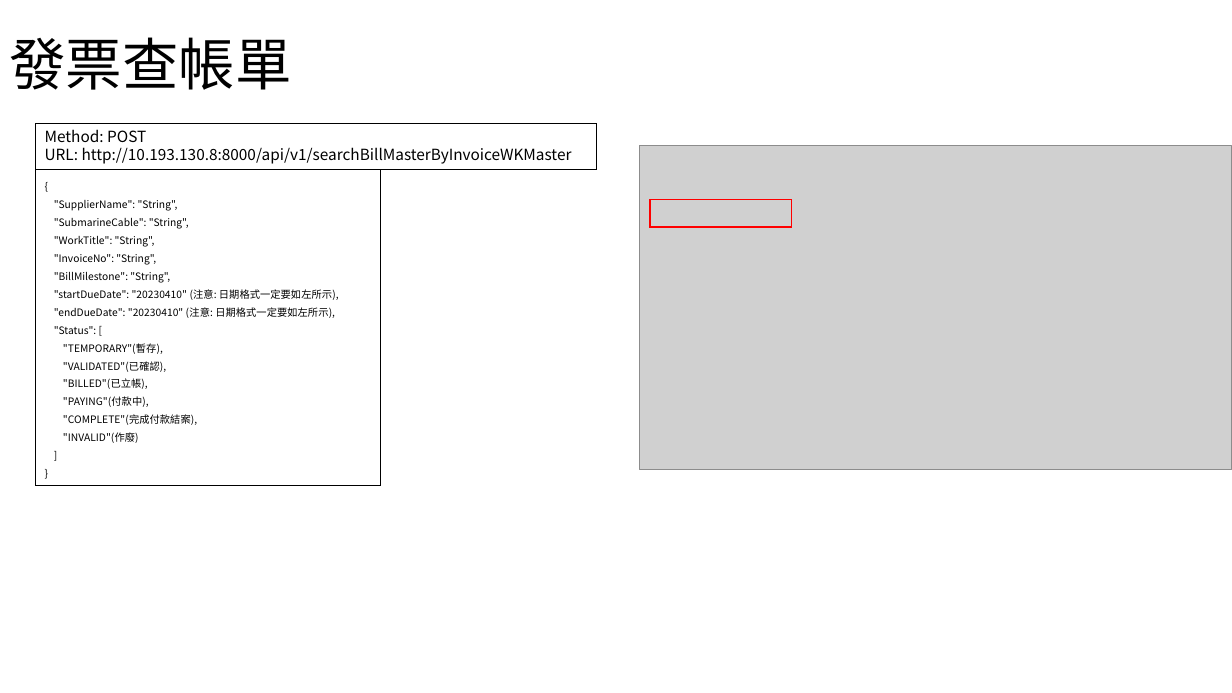
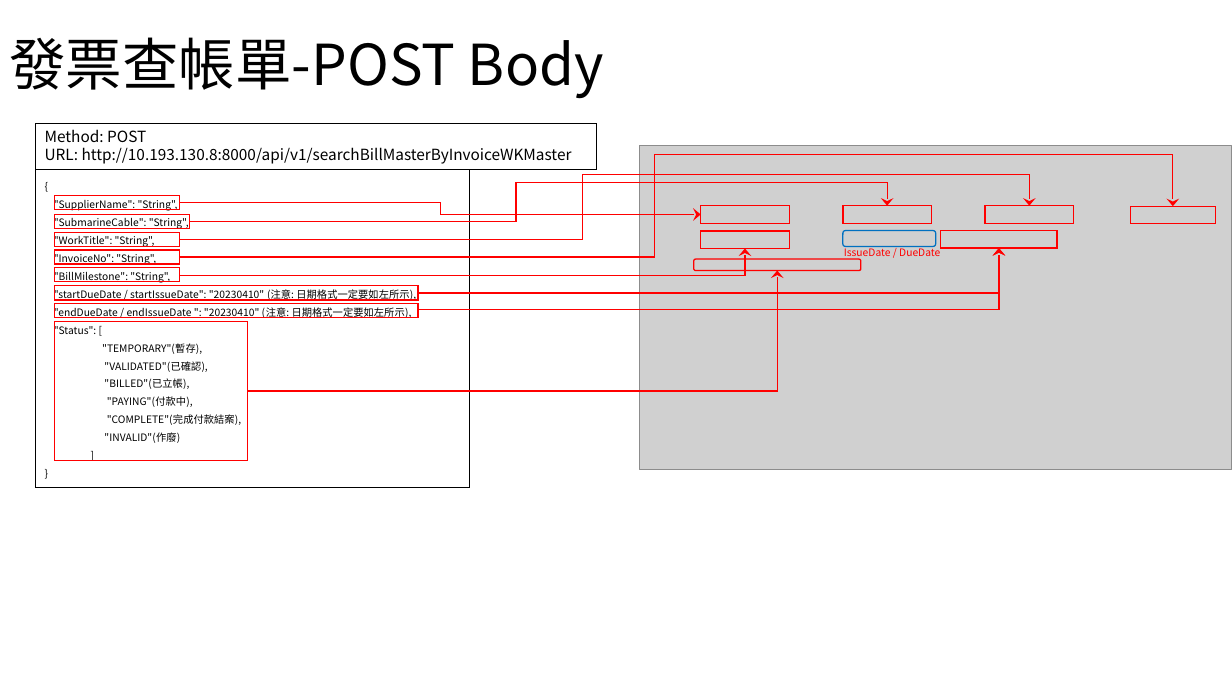
Before and after one commit to appletime81/cbp-sys-api-v2, a slide deck: slide 2 of CBP專案/發票查帳單API.pptx. Drawn at 1232x693 pixels with LibreOffice and Linux fonts; fonts in the diff are those of the drawing; grey boxes stand for pictures. Boxes give left, top, right and bottom in pixels: in the first picture for what was removed or moved away, otherwise in the second. Text is boxed around its words. In the diff, an @@ line names an element or a change of style, - is before the commit and + after.

```diff
--- a/CBP專案/發票查帳單API.pptx
+++ b/CBP專案/發票查帳單API.pptx
@@ title at (9, 37, 604, 99): text changed @@
-發票查帳單
+發票查帳單-POST Body
@@ rectangle "{": place and size @@
-rectangle "{" at (35, 170, 380, 486)
+rectangle "{" at (35, 170, 470, 488)
@@ elbow arrow added from (180, 239) to (1030, 206), #FF0000 1 pt @@
@@ elbow arrow added from (180, 257) to (1173, 206), #FF0000 1 pt @@
@@ rectangle added at (55, 196, 180, 210), outline #FF0000 1 pt @@
@@ elbow arrow added from (180, 202) to (701, 214), #FF0000 1 pt @@
@@ elbow arrow added from (189, 222) to (887, 206), #FF0000 1 pt @@
@@ rectangle: place and size @@
-rectangle at (650, 200, 791, 227)
+rectangle at (701, 206, 789, 224)
@@ rectangle added at (843, 206, 932, 224), outline #FF0000 1 pt @@
@@ rectangle added at (985, 206, 1074, 224), outline #FF0000 1 pt @@
@@ rectangle added at (1130, 206, 1215, 224), outline #FF0000 1 pt @@
@@ rectangle added at (55, 214, 189, 228), outline #FF0000 1 pt @@
@@ rectangle added at (55, 232, 180, 246), outline #FF0000 1 pt @@
@@ rectangle added at (701, 231, 789, 249), outline #FF0000 1 pt @@
@@ rounded rectangle added at (843, 231, 935, 247), outline #0070C0 1 pt @@
@@ rectangle added at (941, 231, 1057, 249), outline #FF0000 1 pt @@
@@ rectangle added at (55, 250, 180, 264), outline #FF0000 1 pt @@
@@ rectangle added at (55, 268, 180, 282), outline #FF0000 1 pt @@
@@ elbow arrow added from (180, 275) to (745, 249), #FF0000 1 pt @@
@@ elbow arrow added from (418, 293) to (999, 249), #FF0000 1 pt @@
@@ elbow arrow added from (418, 310) to (999, 249), #FF0000 1 pt @@
@@ rounded rectangle added at (694, 259, 861, 270), outline #FF0000 1 pt @@
@@ text added at (844, 246, 940, 260), 8 pt, text #FF0000 @@
+IssueDate / DueDate
@@ text in rectangle at (54, 287, 416, 318): text changed @@
-"startDueDate": "20230410" (注意: 日期格式一定要如左所示),
-"endDueDate": "20230410" (注意: 日期格式一定要如左所示),
+"startDueDate / startIssueDate": "20230410" (注意: 日期格式一定要如左所示),
+"endDueDate / endIssueDate ": "20230410" (注意: 日期格式一定要如左所示),
@@ rectangle added at (55, 286, 418, 299), outline #FF0000 1 pt @@
@@ elbow arrow added from (248, 391) to (777, 271), #FF0000 1 pt @@
@@ rectangle added at (55, 304, 418, 318), outline #FF0000 1 pt @@
@@ rectangle added at (55, 322, 248, 460), outline #FF0000 1 pt @@
```
Also in this commit, not shown: 1 slide added, 2 other files.
